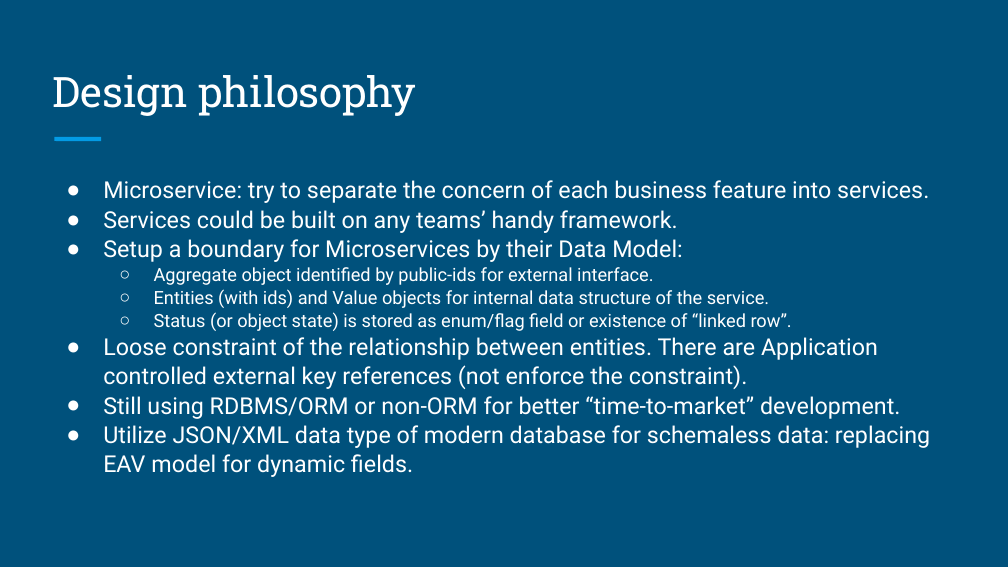
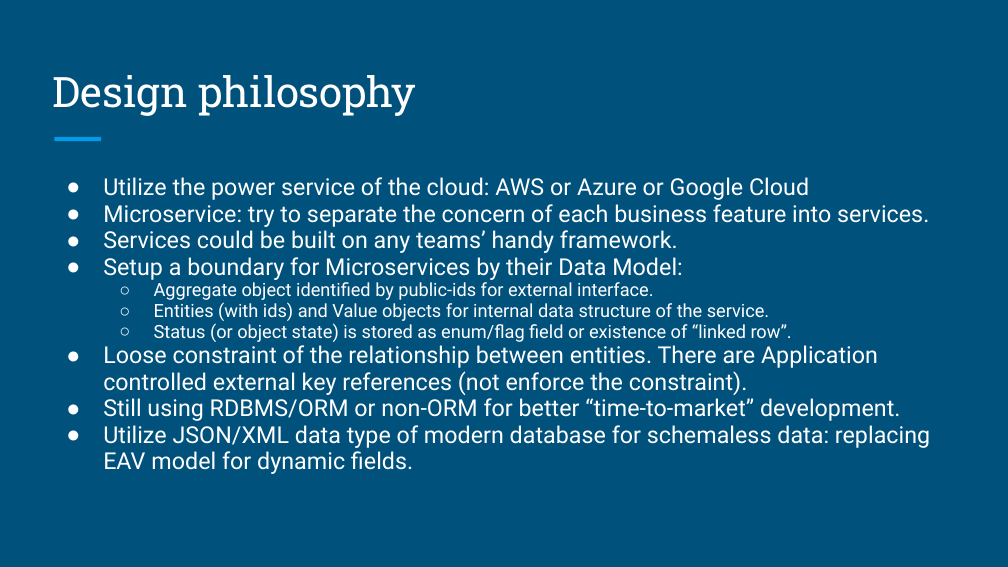
Before and after one commit to myquartz/myq-online-shopping, a slide deck: slide 7 of design/MyQ Online Shopping.odp. Drawn at 1008x567 pixels with LibreOffice and Linux fonts; fonts in the diff are those of the drawing. Boxes give left, top, right and bottom in pixels: in the first picture for what was removed or moved away, otherwise in the second. Text is boxed around its words. In the diff, an @@ line names an element or a change of style, - is before the commit and + after.

```diff
--- a/design/MyQ Online Shopping.odp
+++ b/design/MyQ Online Shopping.odp
@@ text at bbox=[103, 177, 809, 200]: paragraph added @@
+● Utilize the power service of the cloud: AWS or Azure or Google Cloud
@@ text at bbox=[103, 204, 930, 474]: line spacing 1.05 to 0.95 @@
```
Also in this commit, not shown: 1 other slide changed, 30 slides added, 2 other files.
